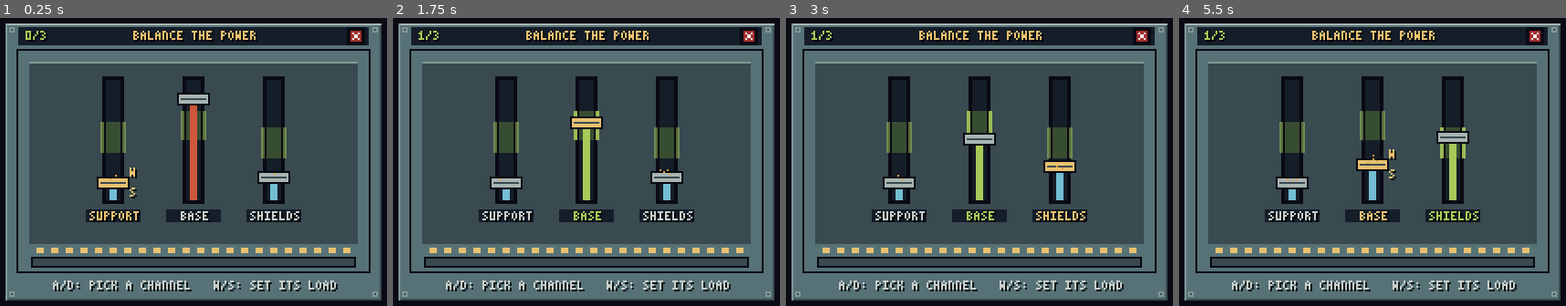
Above: before the commit, frames 1-4 (left to right).
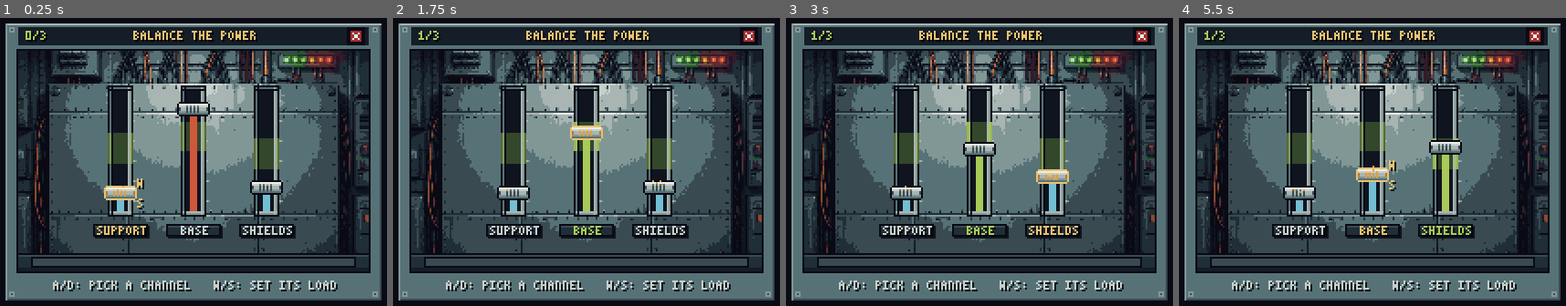
Above: after the commit, the same moments.

Repository: HattoriLoL/Artemis-Adventure
Game: Godot game, scene res://cenas/minigame_distribuicao.tscn
Two runs of this game, one before a commit and one after it. Both use one fixed random seed, a clock stepped at 60 frames per second and the inputs below. This scene is started directly instead of the project's main scene.
Inputs (mouse positions are in pixels of both pictures, inside the frame that each line leads up to):
- Up to frame 1 (0.25 s): no input
- Up to frame 2 (1.75 s): tap Enter (ui_accept) at 0.5, 0.77, 1.52 s; move the mouse to (714, 144) at 0.52 s; hold D (direita) 0.53-1.28 s; hold E (usar) 0.53-1.28 s; click (714, 144) at 0.67 s; move the mouse to (470, 179) at 1.27 s; hold S (baixo) from 1.28 s (still down); tap Shift at 1.35 s
- Up to frame 3 (3 s): move the mouse to (1037, 90) at 2.02 s; release S (baixo) at 2.03 s; hold D (direita) 2.03-2.78 s; tap X at 2.1 s; tap Enter (ui_accept) at 2.75 s; move the mouse to (948, 228) at 2.77 s; hold W (cima) from 2.78 s (still down); tap J at 2.85 s; click (948, 228) at 2.92 s
- Up to frame 4 (5.5 s): tap Enter (ui_accept) at 3.02, 3.77, 4.25, 4.52 s; move the mouse to (1546, 210) at 3.52 s; release W (cima) at 3.53 s; hold A (esquerda) 3.53-5.03 s; tap 1 at 3.6 s; move the mouse to (1198, 113) at 4.27 s; tap 2 at 4.35 s; move the mouse to (1403, 162) at 5.02 s; hold S (baixo) from 5.03 s (still down); tap 3 at 5.1 s; click (1403, 162) at 5.17 s

The runs differ from the first frame. In frame 1, 51% of the frame differs, in the area x 4-96%, y 11-88%; in frame 2, 51%; in frame 3, 51%; in frame 4, 51%.

Commit message:
Distribuição: arte do PixelAi (painel de distribuição com 3 trilhos e plaquinhas, alavanca normal e destacada); trilhos e plaquinhas nas posições do fundo

Diff:
--- a/jogo/scripts/minigame_distribuicao.gd
+++ b/jogo/scripts/minigame_distribuicao.gd
@@ -37,11 +37,11 @@
 const TAM_JANELA := Vector2(192, 121)
 const BOTAO_X := Rect2(245, 17, 8, 8)
 # dentro do fundo: o x do centro de cada trilho, o topo e a base da fenda e o y das plaquinhas dos nomes
-const TRILHOS_X := [52.0, 96.0, 140.0]
+const TRILHOS_X := [56.0, 96.0, 136.0]            # fendas do fundo.png em x 52..59, 92..99 e 132..139
 const FENDA_LARG := 8.0
-const FENDA_TOPO := 16.0
-const FENDA_BASE := 82.0
-const PLACA_Y := 88.0
+const FENDA_TOPO := 22.0
+const FENDA_BASE := 88.0                           # a fenda vai de y 22 a 87 (66 px)
+const PLACA_Y := 96.0                              # miolo das plaquinhas (30x7 com o canto em y 95)
 
 const NOMES := ["SUPPORT", "BASE", "SHIELDS"]
 const FAIXAS := [[0.40, 0.65], [0.50, 0.75], [0.35, 0.60]]   # faixa verde de cada canal (fração da fenda)
Binary file added: jogo/assets/minigames/distribuicao/alavanca.png
Not shown, added: jogo/assets/minigames/distribuicao/alavanca.png.import
Binary file added: jogo/assets/minigames/distribuicao/alavanca_sel.png
Not shown, added: jogo/assets/minigames/distribuicao/alavanca_sel.png.import
Binary file added: jogo/assets/minigames/distribuicao/fundo.png
Not shown, added: jogo/assets/minigames/distribuicao/fundo.png.import
